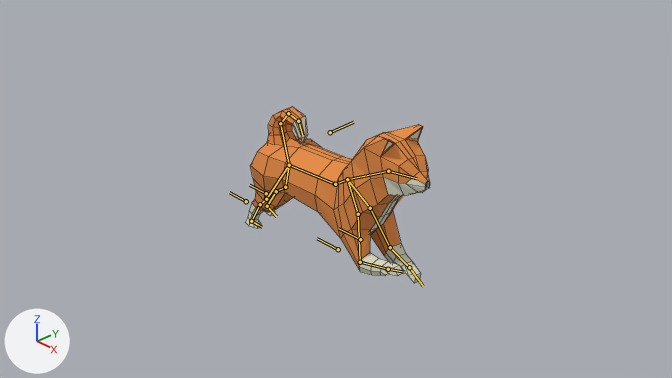
A saved change to the Blender file Dog1.blend.
Before and after are seen from the file's camera 'Camera'. Arrows for +X, +Y and +Z are at lower left; the lights stay in place. Both versions are drawn at frame 15 of the action 'Run'; the numbers are the values there. The bones that bend it are drawn over the model as lines. Mesh edges are drawn as thin lines.

Objects in the first picture: '平面'.
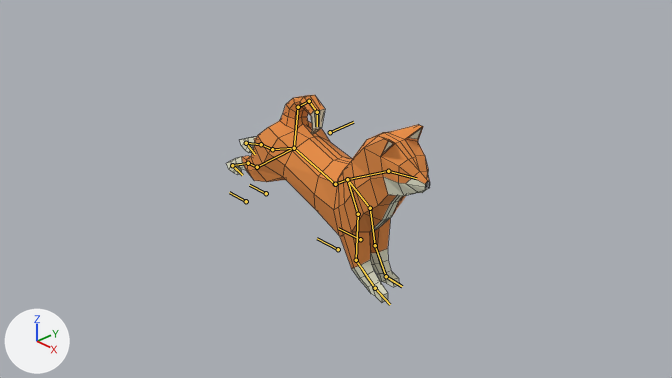
Where the change shows, as pixel boxes [x1, y1, x2, y2] in the pictures (672 x 378 px):
'平面', posed (11% wider, 17% taller): before [246, 106, 430, 283]; after [226, 95, 430, 303]
bone 'Arm3IK.L', root to tip: before (388, 269) to (404, 272); after (375, 288) to (390, 304)
bone 'Arm3IK.R', root to tip: before (409, 267) to (423, 286); after (386, 276) to (402, 286)
bone 'Leg3IK.L', root to tip: before (251, 221) to (262, 227); after (232, 165) to (242, 175)
bone 'Leg3IK.R', root to tip: before (267, 206) to (276, 216); after (246, 143) to (255, 154)

Edits to the bpy script that builds the scene:
```text
Change bone_arm3ik_l:
    where bone_arm3ik_l = bpy.data.objects['アーマチュア'].pose.bones['Arm3IK.L']  # child of 'Root'
    bone_arm3ik_l.location: (-1.34, 1.6, -0.02) -> (-0.36, 1.04, -0.01)
    bone_arm3ik_l.rotation_quaternion: (0.984, -0.002, 0.0, 0.144) -> (0.971, 0.004, 0.0, -0.213)  # degrees (0, 0, 17) -> degrees (0, 0, -25)
Change bone_arm3ik_r:
    where bone_arm3ik_r = bpy.data.objects['アーマチュア'].pose.bones['Arm3IK.R']  # child of 'Root'
    bone_arm3ik_r.location: (-0.98, 1.65, 0.2) -> (-0.19, 0.61, 0.04)
    bone_arm3ik_r.rotation_quaternion: (0.936, -0.057, 0.0, -0.276) -> (0.994, -0.007, 0.0, -0.036)  # degrees (-6, -2, -33) -> degrees (-1, 0, -4)
Change bone_leg3ik_l:
    where bone_leg3ik_l = bpy.data.objects['アーマチュア'].pose.bones['Leg3IK.L']  # child of 'Root'
    bone_leg3ik_l.location: (0.29, -0.6, -0.01) -> (2.27, -1.64, -0.06)
    bone_leg3ik_l.rotation_quaternion: (1.0, 0.0, 0.0, 0.0) -> (0.977, 0.004, 0.0, 0.159)  # degrees (0, 0, 0) -> degrees (0, 0, 18)
Change bone_leg3ik_r:
    where bone_leg3ik_r = bpy.data.objects['アーマチュア'].pose.bones['Leg3IK.R']  # child of 'Root'
    bone_leg3ik_r.location: (0.49, -0.87, -0.11) -> (2.71, -2.01, -0.6)
    bone_leg3ik_r.rotation_quaternion: (0.97, 0.042, 0.0, 0.19) -> (0.961, 0.055, 0.0, 0.248)  # degrees (5, -1, 22) -> degrees (6, -2, 29)
```
